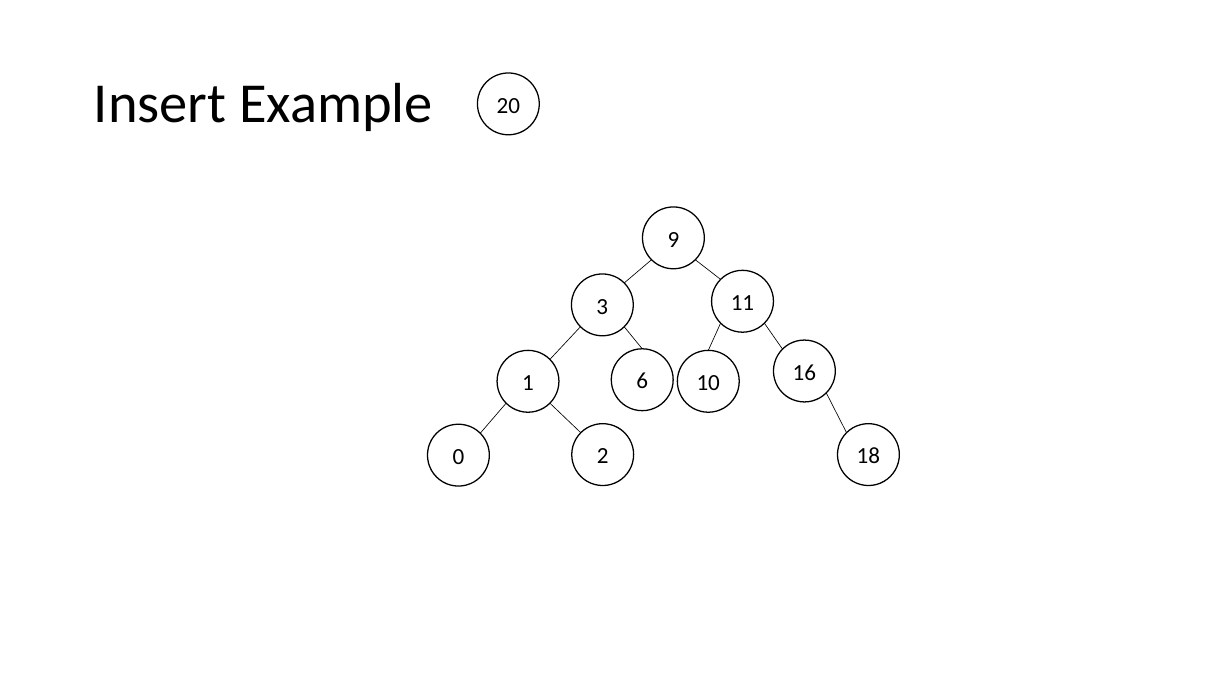
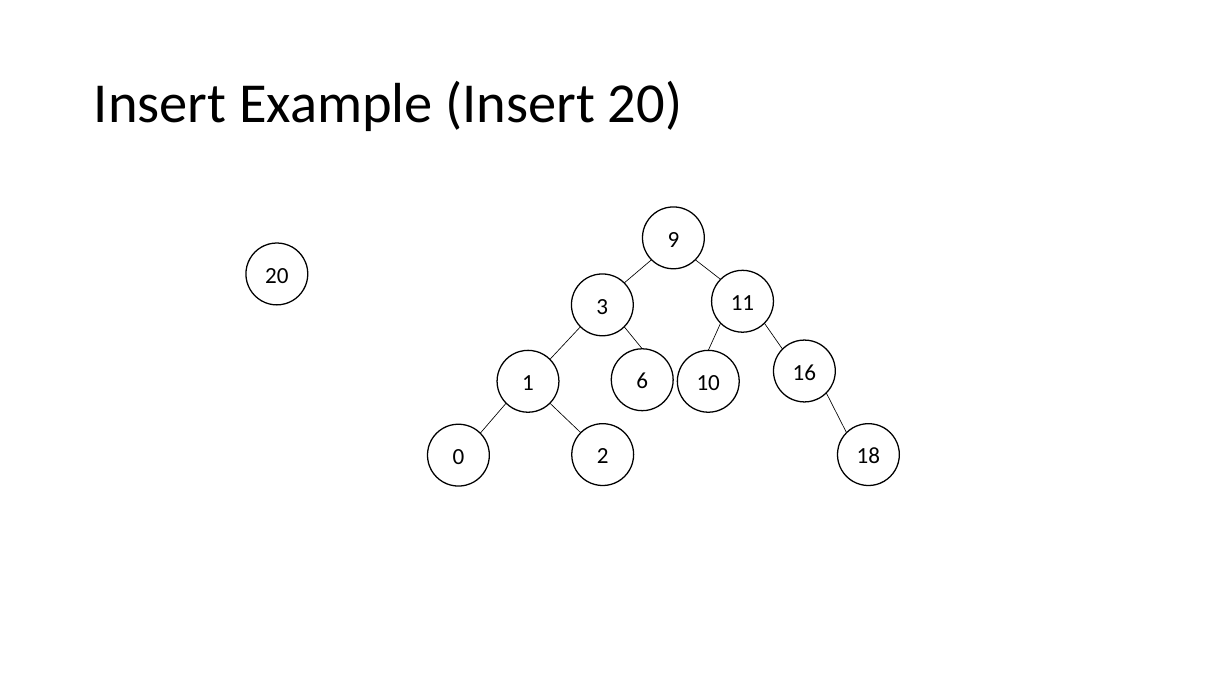
Before and after one commit to natebrunelle/cse332, a slide deck: slide 29 of demo_site/files/slides/lecture8_avl_inka.pptx (slide 33 before the commit). Drawn at 1232x693 pixels with LibreOffice and Linux fonts; fonts in the diff are those of the drawing. Boxes give left, top, right and bottom in pixels: in the first picture for what was removed or moved away, otherwise in the second. Text is boxed around its words. In the diff, an @@ line names an element or a change of style, - is before the commit and + after.

```diff
--- a/demo_site/files/slides/lecture8_avl_inka.pptx
+++ b/demo_site/files/slides/lecture8_avl_inka.pptx
@@ title at bbox=[94, 81, 682, 131]: text changed @@
-Insert Example
+Insert Example (Insert 20)
@@ ellipse "20": place and size @@
-ellipse "20" at bbox=[478, 73, 540, 135]
+ellipse "20" at bbox=[246, 243, 308, 305]
```
Also in this commit, not shown: 26 other slides changed, 3 slides added, 7 slides removed, 9 other files.
